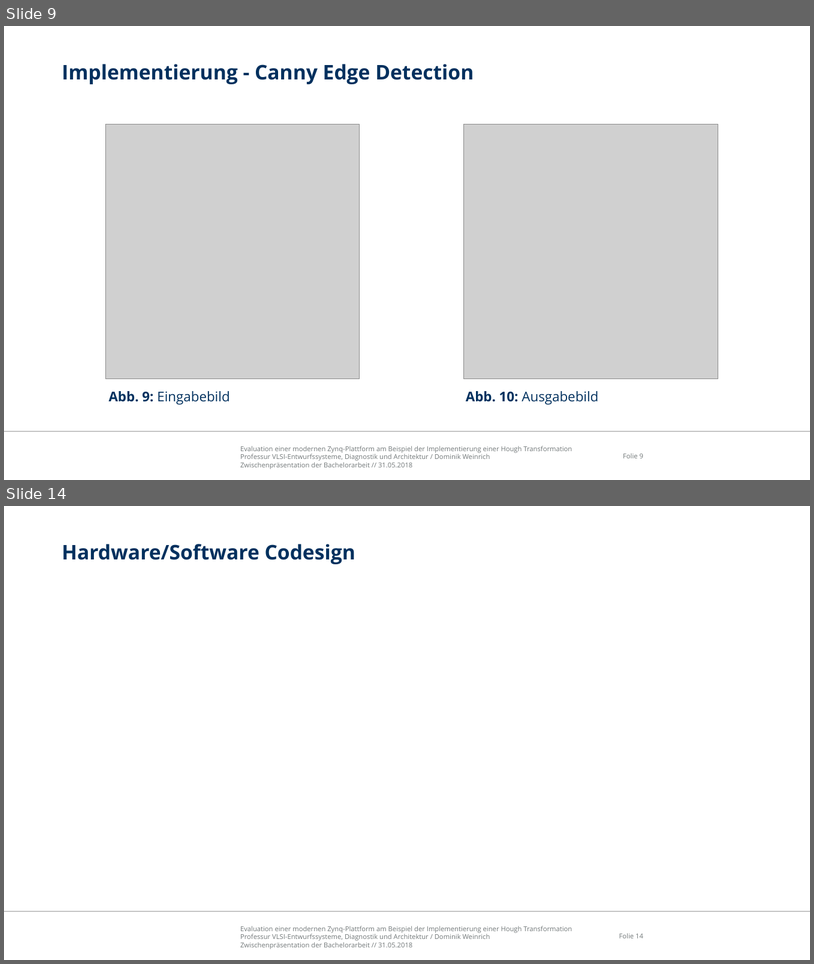
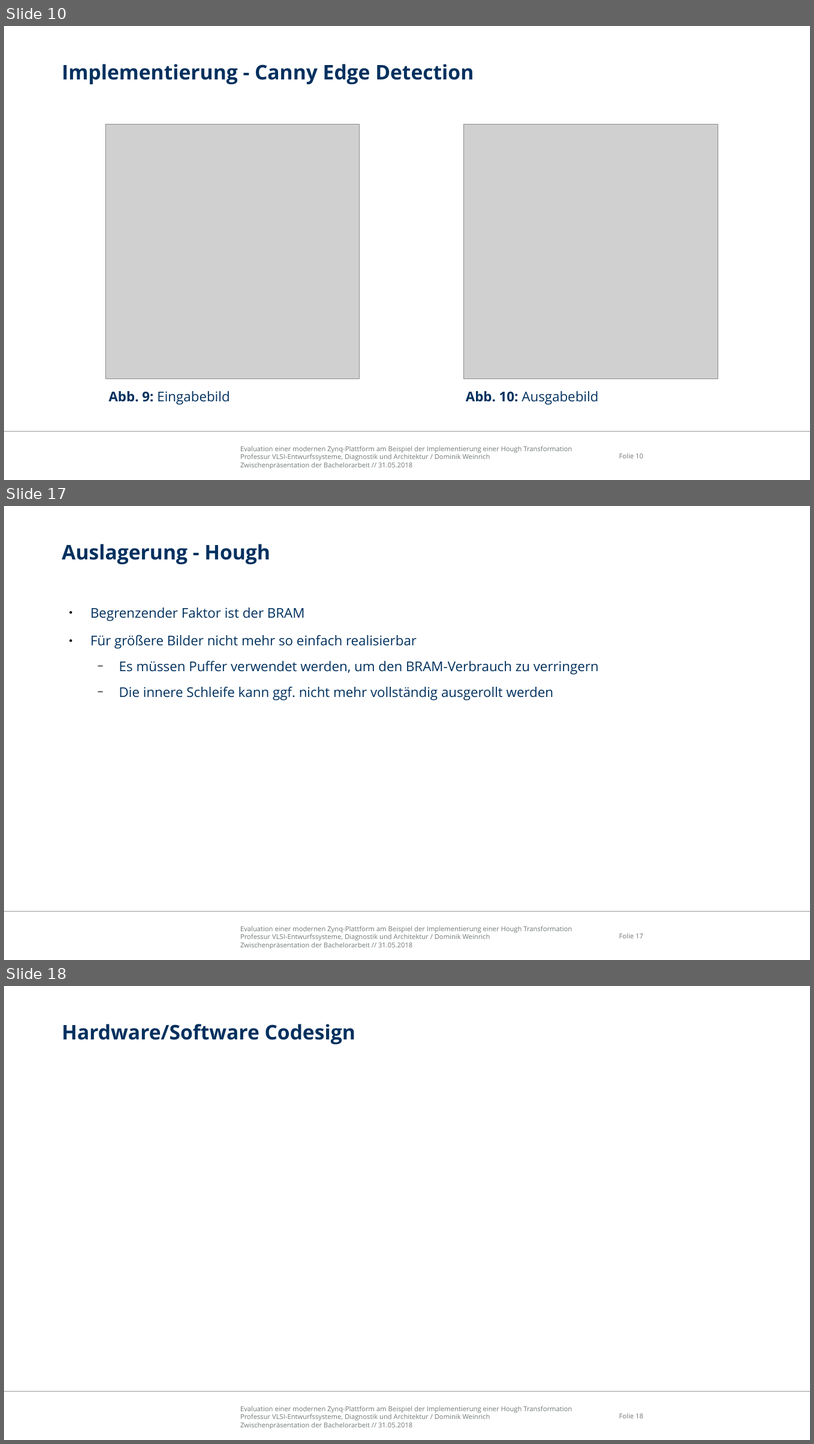
Before and after one commit to freeDom-/hough, a slide deck: Verteidigung/Verteidigung.odp. Shown one above the other, each under a label of ours: slides 9 and 14 before the commit, slides 10, 17 and 18 after it; the slides between them are not shown. The pictures are 814x964 and 814x1444 pixels, drawn with LibreOffice and Linux fonts; fonts in the diff are those of the drawing; grey boxes stand for pictures; background and template pictures are left out. Boxes give left, top, right and bottom in pixels: in the first picture for what was removed or moved away, otherwise in the second. Text is boxed around its words. In the diff, an @@ line names an element or a change of style, - is before the commit and + after.

```diff
--- a/Verteidigung/Verteidigung.odp
+++ b/Verteidigung/Verteidigung.odp
@@ slide 17 added at box(4, 506, 810, 960), background #FFFFFF; not listed: 3 template elements that a slide beside it also shows @@
@@ title added at box(62, 544, 270, 564), 24 pt, text #00305E, bold @@
+Auslagerung - Hough
@@ text added at box(90, 607, 599, 700), 16 pt, text #00305E @@
+● Begrenzender Faktor ist der BRAM
+● Für größere Bilder nicht mehr so einfach realisierbar
+  − Es müssen Puffer verwendet werden, um den BRAM-Verbrauch zu verringern
+  − Die innere Schleife kann ggf. nicht mehr vollständig ausgerollt werden
@@ what was slide 9 is now slide 10 @@
@@ page number at box(620, 453, 644, 458): text changed @@
-Folie 9
+Folie 10
@@ what was slide 14 is now slide 18 @@
@@ page number at box(620, 1413, 644, 1418): text changed @@
-Folie 14
+Folie 18
```
Also in this commit, not shown: 3 slides changed, 5 other slides added, 2 slides removed, 2 other files.
